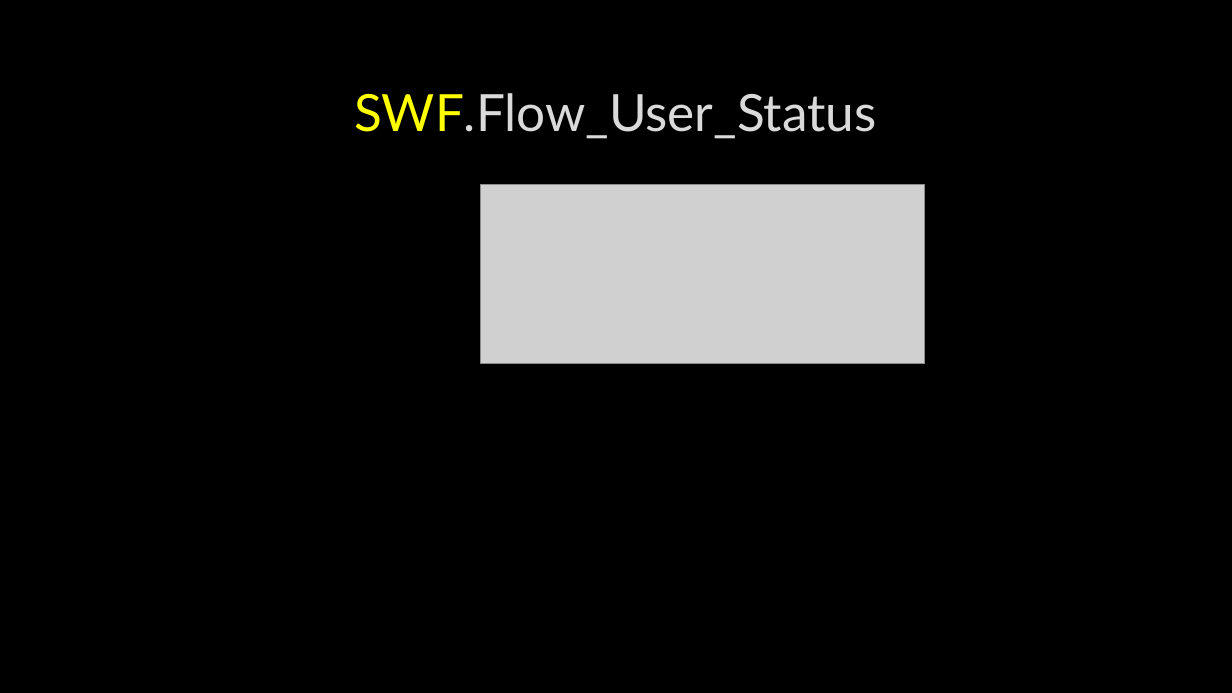
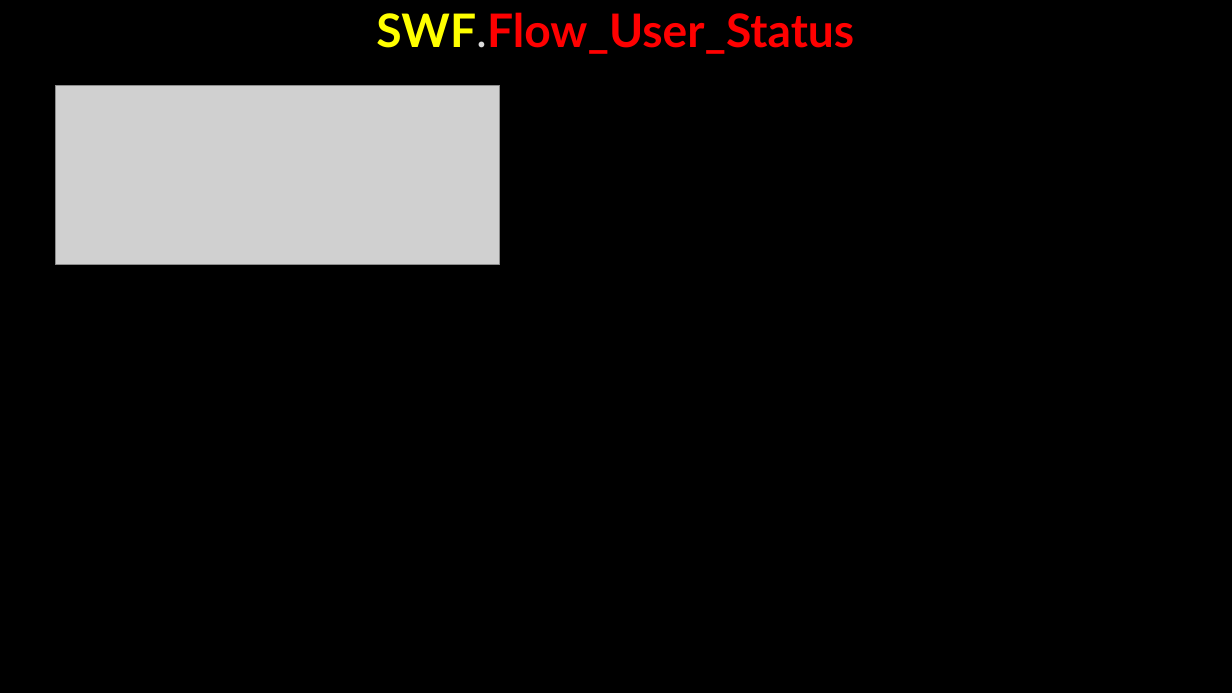
Before and after one commit to AhmedMohamedSamir1/Summary, a slide deck: slide 58 of Dot Net/Business.pptx (slide 18 before the commit). Drawn at 1232x693 pixels with LibreOffice and Linux fonts; fonts in the diff are those of the drawing; grey boxes stand for pictures; background and template pictures are left out. Boxes give left, top, right and bottom in pixels: in the first picture for what was removed or moved away, otherwise in the second. Text is boxed around its words. In the diff, an @@ line names an element or a change of style, - is before the commit and + after.

```diff
--- a/Dot Net/Business.pptx
+++ b/Dot Net/Business.pptx
@@ title "SWF.Flow_User_Status": place and size @@
-title "SWF.Flow_User_Status" at (354,93,876,139)
+title "SWF.Flow_User_Status" at (376,12,854,54)
@@ title "SWF.Flow_User_Status" at (376,12,854,54): size 40 to 36 pt, bold on; text colour #DADADA to #FF0000 in "SWF.Flow_User_Status" @@
@@ picture: place and size @@
-picture at (481,185,925,364)
+picture at (55,85,500,264)
```
Also in this commit, not shown: 15 other slides changed, 21 slides added, 4 slides removed, 4 other files.
